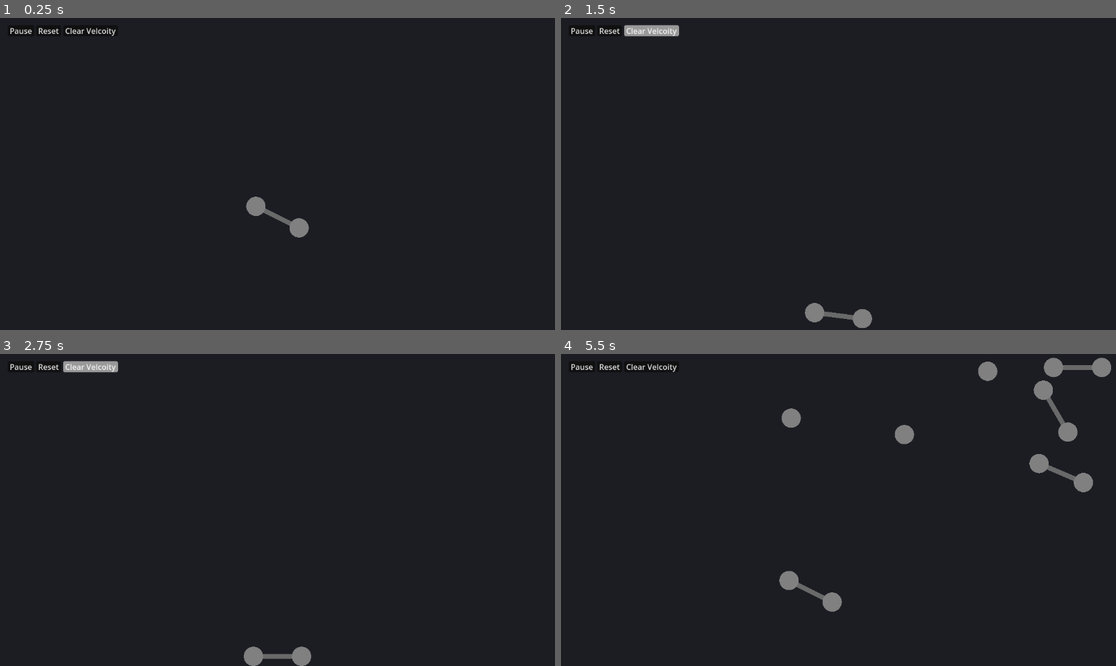
Above: before the commit, frames 1-4 (two rows, left to right).
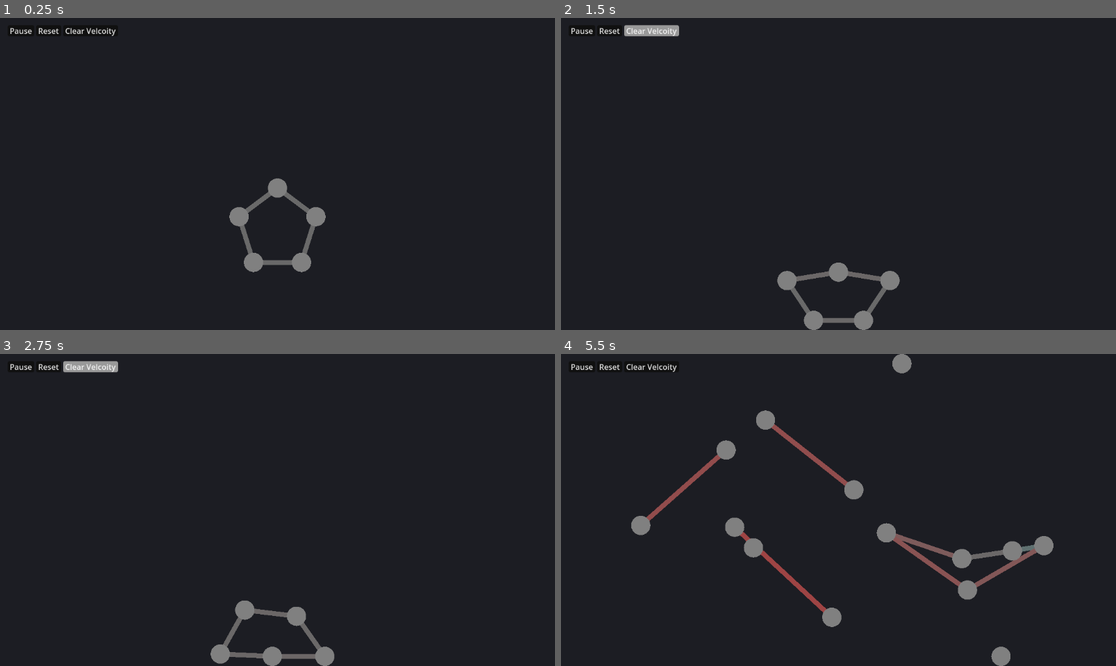
Above: after the commit, the same moments.

Repository: Argonbart/GoPrototyping
Game: Godot game, scene res://main.tscn
Same seed, same stepped clock (60 frames per second), same inputs: the game is played once before the commit and once after it.
Inputs (mouse positions are in pixels of both pictures, inside the frame that each line leads up to):
- Up to frame 1 (0.25 s): no input
- Up to frame 2 (1.5 s): click "Clear Velcoity" at 0.5 s; click "Clear Velcoity" at 1.25 s
- Up to frame 3 (2.75 s): click "Clear Velcoity" at 2 s
- Up to frame 4 (5.5 s): tap Enter (ui_accept) at 2.75, 3.02, 3.32, 3.77, 3.8, 4.07, 5.27 s; move the mouse to (960, 494) at 2.77 s; hold 1 (1) 2.78-3.53 s; tap 2 (2) at 3.05, 3.6, 5.3 s; move the mouse to (727, 525) at 3.52 s; move the mouse to (894, 441) at 4.27 s; hold Enter (ui_accept) 4.28-5.03 s; tap 1 (1) at 4.55, 5.1 s; move the mouse to (810, 572) at 5.02 s

The runs differ from the first frame. In frame 1, 1.6% of the frame differs, in the area x 41-59%, y 51-82%; in frame 2, 1.2%; in frame 3, 1.5%; in frame 4, 6.1%, in the area x 12-100%, y 0-100%.

Commit message:
soft_bodies: implement area conststraints

Diff:
--- a/soft_bodies/main.tscn
+++ b/soft_bodies/main.tscn
@@ -23,6 +23,7 @@
 
 [node name="SoftBody" type="Node2D" parent="."]
 script = ExtResource("1_ig7tw")
+target_area = 17000.195
 metadata/_custom_type_script = "uid://dym4jxr8dk8nh"
 
 [node name="SoftBodyRenderer" type="Node2D" parent="SoftBody"]
--- a/soft_bodies/softbody.gd
+++ b/soft_bodies/softbody.gd
@@ -59,24 +59,23 @@
 		target_length = _l
 		strength = _s
 
-@export var CONSTRAINT_SOLVER_STEPS: int = 10
-@export var CONSTRAINT_STRENGTH: float = 0.2
+@export var CONSTRAINT_SOLVER_STEPS: int = 1
+@export var CONSTRAINT_STRENGTH: float = 1.0
+@export var target_area: float = 17000
 
 var points: Array[Point]
 var constraints: Array[Constraint]
 var is_paused: bool = false
+var process_this_frame_pause: bool
 
 
 func _input(event: InputEvent) -> void:
 	if event.is_action_pressed("ui_accept"):
-		var x = randf_range(-50.0, 50.0)
-		var y = randf_range(-50, 0)
-		for p in points:
-			p.set_velocity(Vector2(x, y))
+		process_this_frame_pause = true
 
 
 func _ready() -> void:
-	spawn_single_constraint()
+	spawn_pentagon()
 
 func clear():
 	constraints.clear()
@@ -102,7 +101,7 @@
 	for p in points_to_add:
 		points.append(Point.new(pos + p, 20))
 
-	constraints.append(Constraint.new(points[idx], points[idx + 1], 100, 0.2))
+	constraints.append(Constraint.new(points[idx], points[idx + 1], 100, CONSTRAINT_STRENGTH))
 
 
 func spawn_pentagon_with_center(pos: Vector2 = Vector2.ZERO):
@@ -153,8 +152,10 @@
 
 
 func _physics_process(_delta: float) -> void:
-	if is_paused:
+	if is_paused and not process_this_frame_pause:
 		return
+
+	process_this_frame_pause = false
 
 	var bounds = get_viewport_rect().size * 0.5
 
@@ -176,6 +177,7 @@
 		# gravity
 		p.position += Vector2.DOWN
 
+
 	# handle constraints
 	for i in range(CONSTRAINT_SOLVER_STEPS):
 		for c in constraints:
@@ -200,6 +202,8 @@
 			point_a.accumulate_displacement(offset_a)
 			point_b.accumulate_displacement(offset_b)
 
+		accumulate_area_offsets()
+
 		# applying position accumulations
 		for p in points:
 			p.apply_displacement()
@@ -207,3 +211,39 @@
 	# limit points to viewport
 	for p in points:
 		p.limit_to_bounds(bounds)
+
+
+
+func accumulate_area_offsets():
+	var radius_2 = target_area / PI
+	var radius = (sqrt(radius_2))
+	var circ = 2 * PI * radius
+
+	var area_accumulator = 0.0
+
+	for i in range(points.size()):
+		var next_id = (i + 1) % points.size()
+		var p1 = points[i].position
+		var p2 = points[next_id].position
+
+		var width = p2.x - p1.x
+		var height = (p1.y + p2.y) / 2
+		area_accumulator += width * -height
+
+	var factor = (target_area - area_accumulator) / circ
+
+
+	for id in range(points.size()):
+		var next_id = (id + 1) % points.size()
+		var prev_id = (id - 1 + points.size()) % points.size()
+
+		var pos_next = points[next_id].position
+		var pos_prev = points[prev_id].position
+
+		var dir = pos_next - pos_prev
+		dir = dir.rotated(-PI * 0.5)
+
+		dir = dir.normalized()
+		var offset = dir * factor
+
+		points[id].accumulate_displacement(offset)
